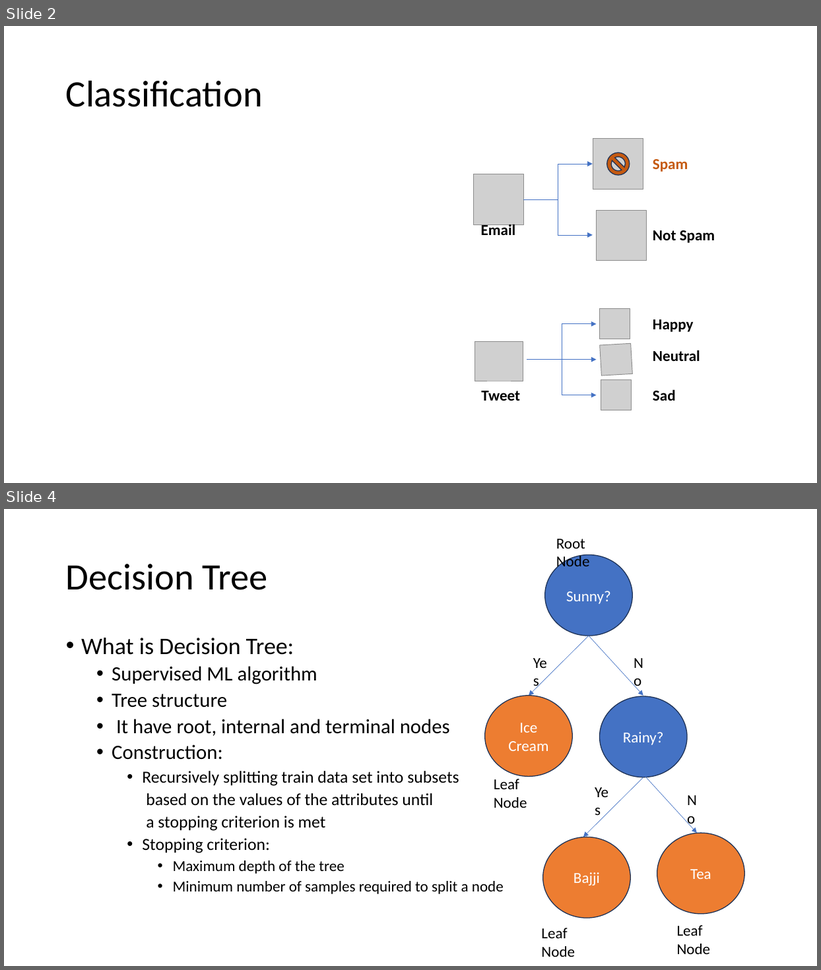
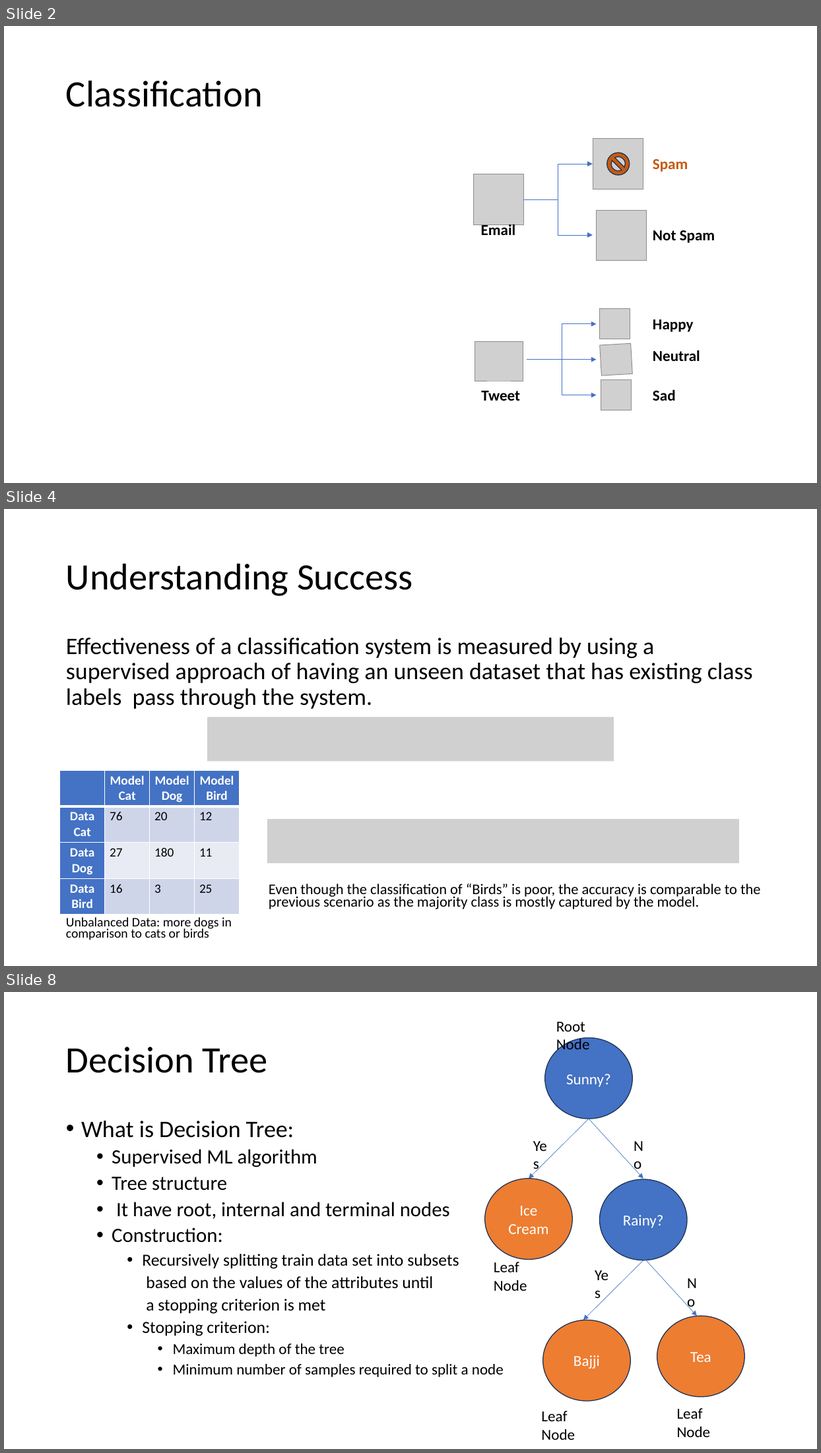
Before and after one commit to meenakshsundaram/AIML, a slide deck: DecisionTrees/DecisionTrees.pptx. Shown one above the other, each under a label of ours: slides 2 and 4 before the commit, slides 2, 4 and 8 after it; the slides between them are not shown. The pictures are 821x970 and 821x1453 pixels, drawn with LibreOffice and Linux fonts; fonts in the diff are those of the drawing; grey boxes stand for pictures. Boxes give left, top, right and bottom in pixels: in the first picture for what was removed or moved away, otherwise in the second. Text is boxed around its words. In the diff, an @@ line names an element or a change of style, - is before the commit and + after.

Commit message:
Added examples of the behavior of Accuracy in unbalanced and balanced data

```diff
--- a/DecisionTrees/DecisionTrees.pptx
+++ b/DecisionTrees/DecisionTrees.pptx
@@ slide 4 added at (4,509,817,966), background #FFFFFF @@
@@ title added at (66,563,413,596), 44 pt, text #000000 @@
+Understanding Success
@@ text added at (66,638,753,709), 28 pt, text #000000 @@
+Effectiveness of a classification system is measured by using a supervised approach of having an unseen dataset that has existing class labels pass through the system.
@@ picture added at (207,717,614,762) @@
@@ table added at (60,770,241,912), 4 rows, 4 columns @@
+ | Model Cat | Model Dog | Model Bird
+Data Cat | 76 | 20 | 12
+Data Dog | 27 | 180 | 11
+Data Bird | 16 | 3 | 25
@@ picture added at (267,819,740,864) @@
@@ text added at (269,884,760,910), 17.5 pt, text #000000 @@
+Even though the classification of “Birds” is poor, the accuracy is comparable to the previous scenario as the majority class is mostly captured by the model.
@@ text added at (66,918,232,941), 15.4 pt, text #000000 @@
+Unbalanced Data: more dogs in comparison to cats or birds
@@ what was slide 4 is now slide 8 @@
```
Also in this commit, not shown: 1 slide changed, 3 other slides added.
